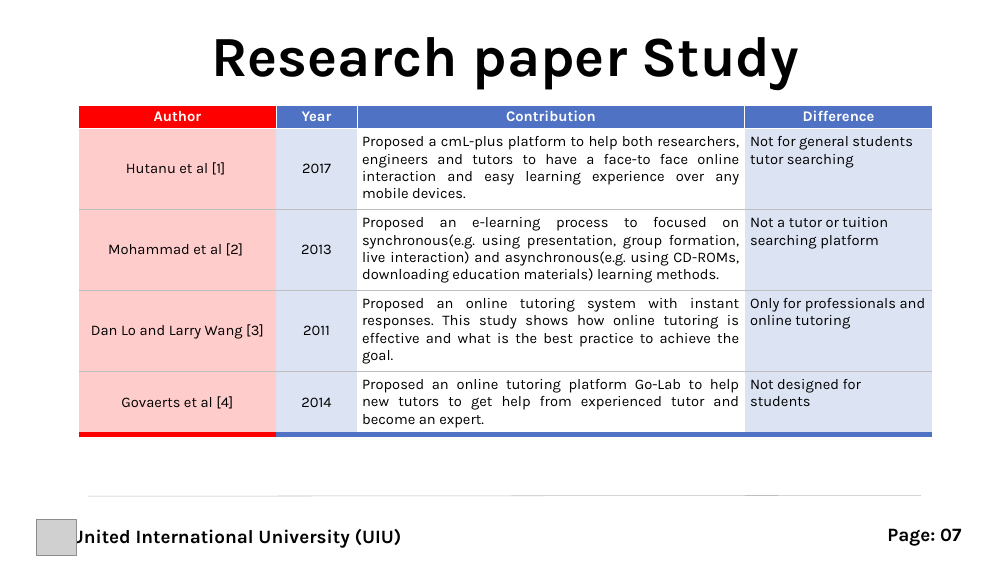
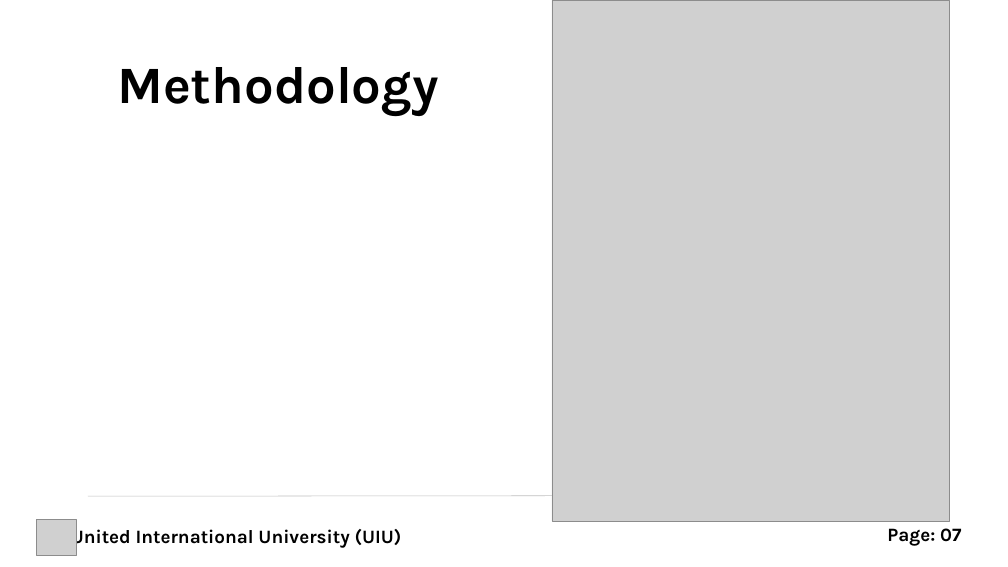
Before and after one commit to rayhanalshorif133/MSCSE-UIU, a slide deck: slide 8 of CSE-6159-SSA/ProTutorBD.pptx (slide 9 before the commit). Drawn at 1008x567 pixels with LibreOffice and Linux fonts; fonts in the diff are those of the drawing; grey boxes stand for pictures. Boxes give left, top, right and bottom in pixels: in the first picture for what was removed or moved away, otherwise in the second. Text is boxed around its words. In the diff, an @@ line names an element or a change of style, - is before the commit and + after.

Commit message:
update

```diff
--- a/CSE-6159-SSA/ProTutorBD.pptx
+++ b/CSE-6159-SSA/ProTutorBD.pptx
@@ picture added at (x1=552, y1=0, x2=950, y2=521) @@
@@ text removed at (x1=211, y1=37, x2=799, y2=90) @@
-Research paper Study
@@ text added at (x1=117, y1=67, x2=439, y2=115), 50 pt, text #000000, bold @@
+Methodology
@@ table removed at (x1=79, y1=105, x2=932, y2=435), 5 rows, 4 columns @@
-Author | Year | Contribution | Difference
-Hutanu et al [1] | 2017 | Proposed a cmL-plus platform to help both researchers, engineers and tutors to have a face-to face online interaction and easy learning experience over any mobile devices. | Not for general students tutor searching
-Mohammad et al [2] | 2013 | Proposed an e-learning process to focused on synchronous(e.g. using presentation, group formation, live interaction) and asynchronous(e.g. using CD-ROMs, downloading education materials) learning methods. | Not a tutor or tuition searching platform
-Dan Lo and Larry Wang [3] | 2011 | Proposed an online tutoring system with instant responses. This study shows how online tutoring is effective and what is the best practice to achieve the goal. | Only for professionals and online tutoring
-Govaerts et al [4] | 2014 | Proposed an online tutoring platform Go-Lab to help new tutors to get help from experienced tutor and become an expert. | Not designed for students
```
Also in this commit, not shown: 6 other slides changed, 6 slides added, 2 slides removed.
